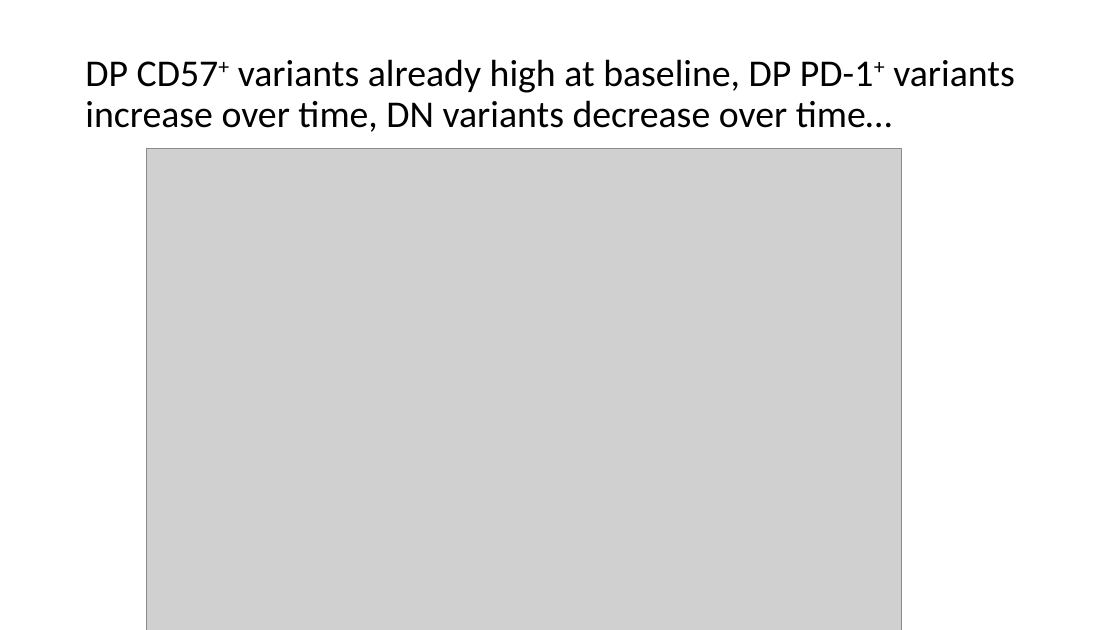
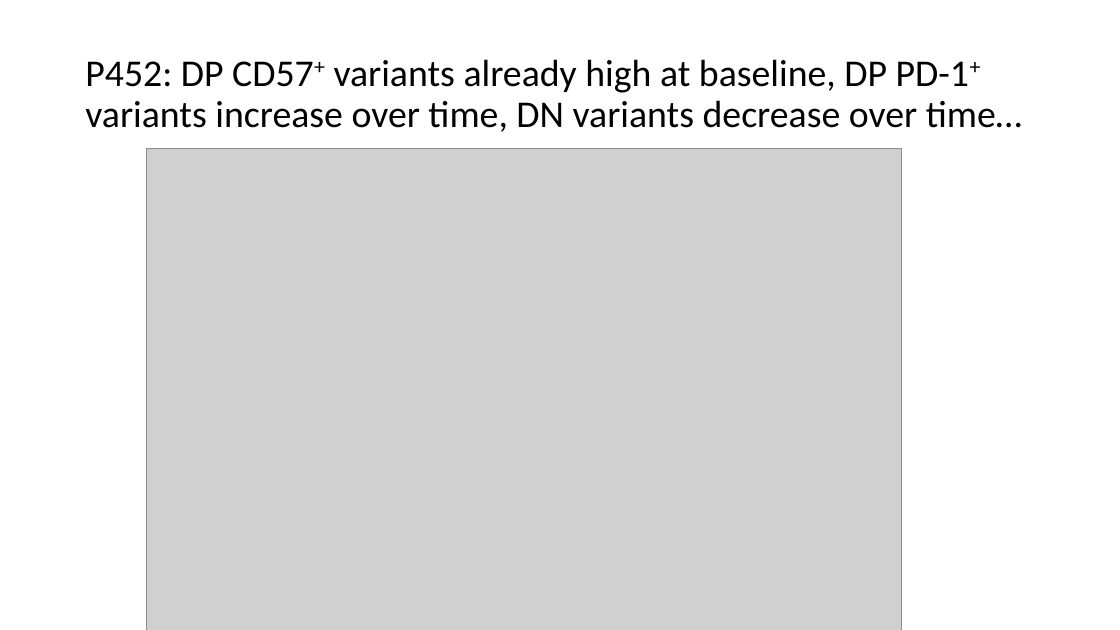
Before and after one commit to tybottorff/bottorffdocs, a slide deck: slide 5 of presentations/weekly_meetings/7_25_24.pptx (slide 4 before the commit). Drawn at 1120x630 pixels with LibreOffice and Linux fonts; fonts in the diff are those of the drawing; grey boxes stand for pictures. Boxes give left, top, right and bottom in pixels: in the first picture for what was removed or moved away, otherwise in the second. Text is boxed around its words. In the diff, an @@ line names an element or a change of style, - is before the commit and + after.

```diff
--- a/presentations/weekly_meetings/7_25_24.pptx
+++ b/presentations/weekly_meetings/7_25_24.pptx
@@ title at (85, 59, 1022, 132): text changed @@
-DP CD57+ variants already high at baseline, DP PD-1+ variants increase over time, DN variants decrease over time…
+P452: DP CD57+ variants already high at baseline, DP PD-1+ variants increase over time, DN variants decrease over time…
```
Also in this commit, not shown: 1 other slide changed, 3 slides added.
